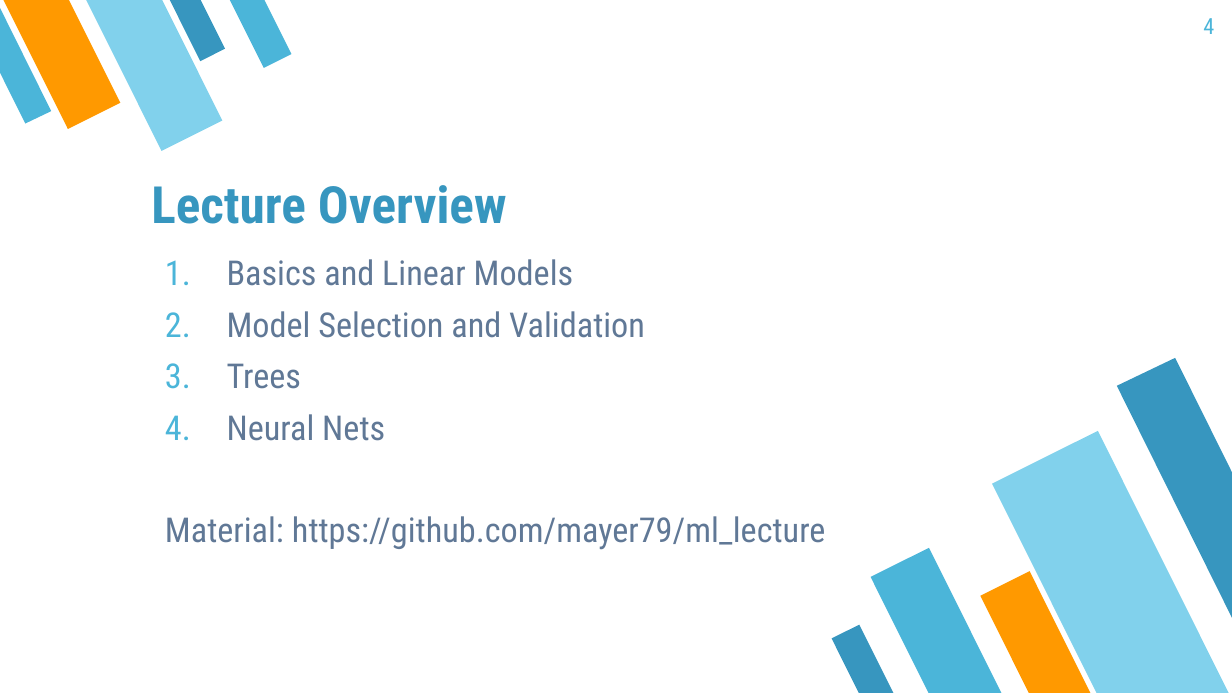
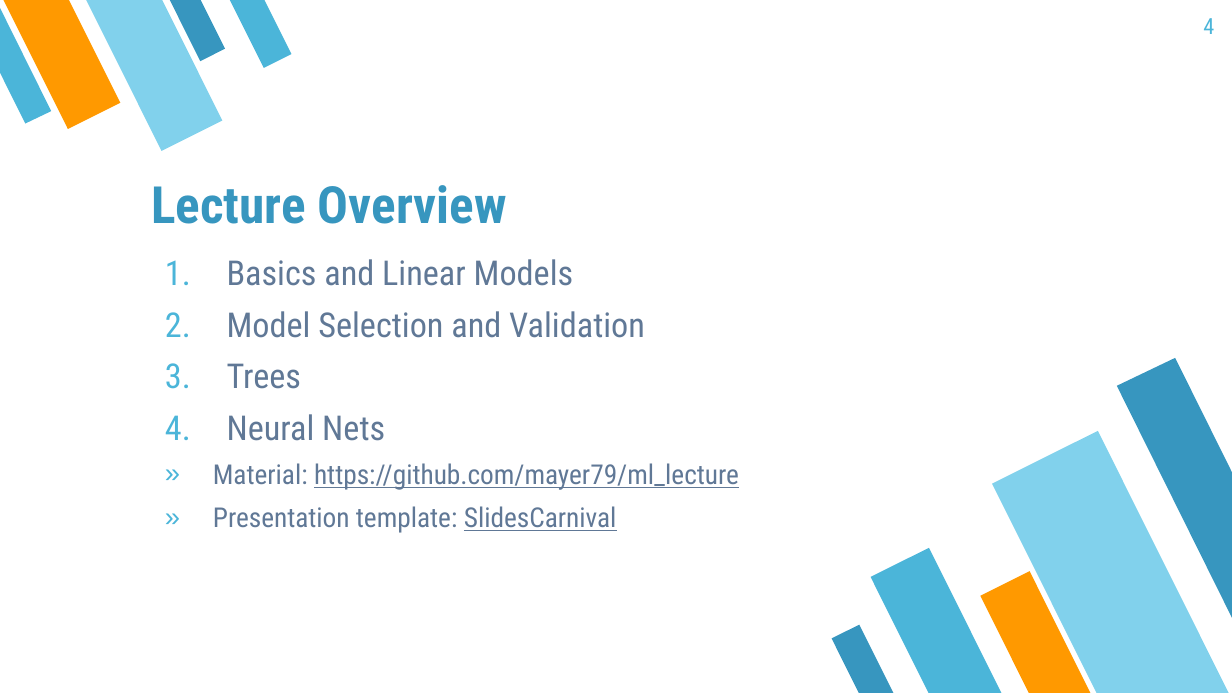
Before and after one commit to mayer79/ml_lecture, a slide deck: slide 4 of slides/DRAFT.pptx. Drawn at 1232x693 pixels with LibreOffice and Linux fonts; fonts in the diff are those of the drawing. Boxes give left, top, right and bottom in pixels: in the first picture for what was removed or moved away, otherwise in the second. Text is boxed around its words. In the diff, an @@ line names an element or a change of style, - is before the commit and + after.

```diff
--- a/slides/DRAFT.pptx
+++ b/slides/DRAFT.pptx
@@ text at <box>213,463,739,490</box>: size 20 to 16 pt in "Material: https://github.com/mayer79/ml_lecture"; underline on in "https://github.com/mayer79/ml_lecture"; bullet none to » @@
@@ text at <box>213,506,617,533</box>: paragraph added @@
+» Presentation template: SlidesCarnival
```
Also in this commit, not shown: 12 slides added, 17 slides removed, 3 other files.
